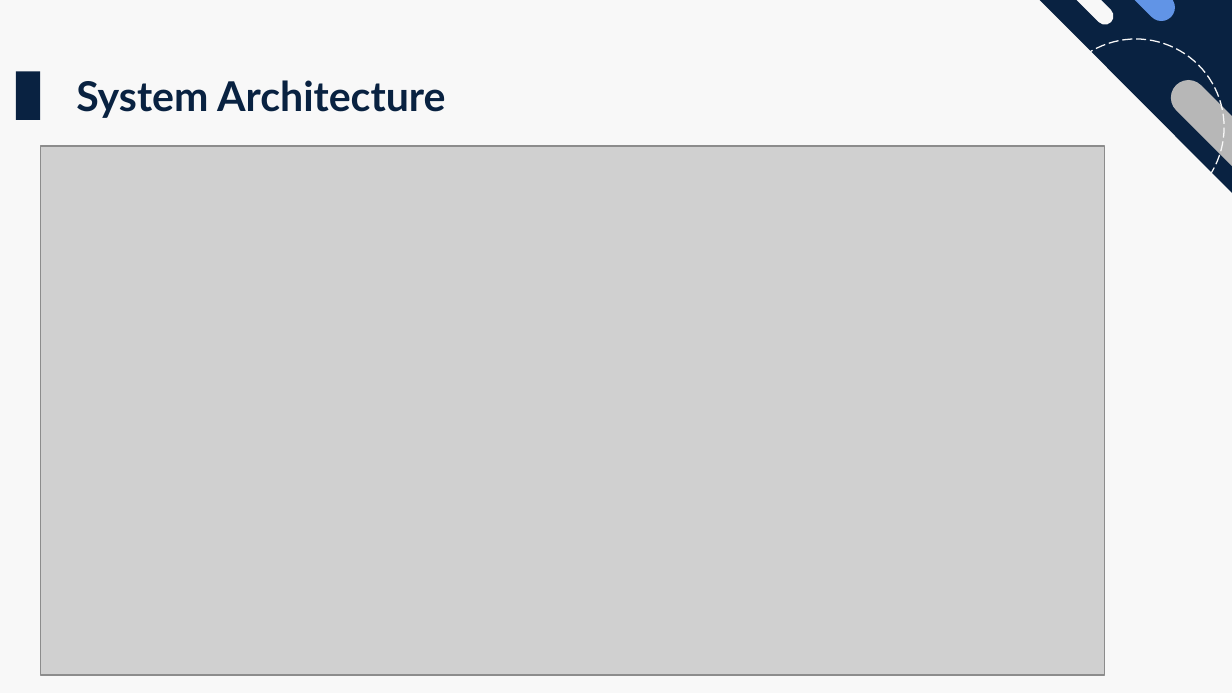
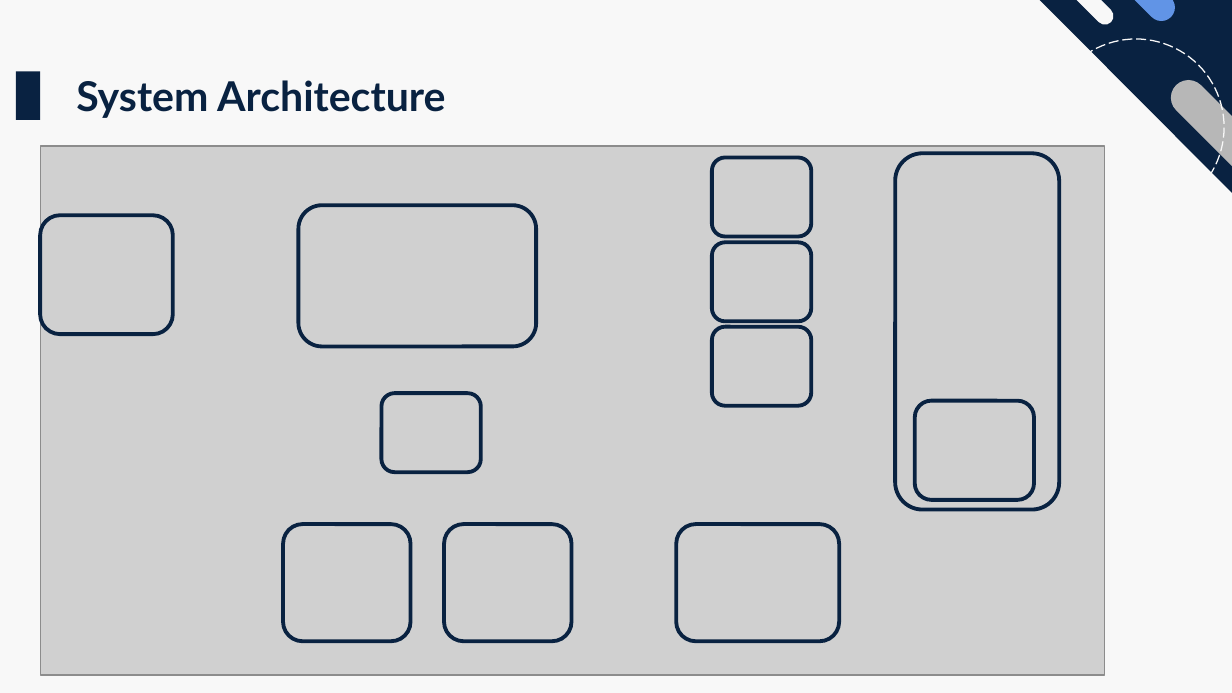
Before and after one commit to fede-palazz/smart-travel, a slide deck: slide 8 of thesis/presentation.pptx. Drawn at 1232x693 pixels with LibreOffice and Linux fonts; fonts in the diff are those of the drawing; grey boxes stand for pictures. Boxes give left, top, right and bottom in pixels: in the first picture for what was removed or moved away, otherwise in the second. Text is boxed around its words. In the diff, an @@ line names an element or a change of style, - is before the commit and + after.

```diff
--- a/thesis/presentation.pptx
+++ b/thesis/presentation.pptx
@@ rounded rectangle added at (712, 158, 812, 237), outline #092241 2.25 pt @@
@@ rounded rectangle added at (896, 153, 1060, 509), outline #092241 2.25 pt @@
@@ rounded rectangle added at (298, 206, 536, 347), outline #092241 2.25 pt @@
@@ rounded rectangle added at (41, 216, 174, 335), outline #092241 2.25 pt @@
@@ rounded rectangle added at (712, 243, 812, 322), outline #092241 2.25 pt @@
@@ rounded rectangle added at (712, 326, 812, 405), outline #092241 2.25 pt @@
@@ rounded rectangle added at (382, 393, 482, 472), outline #092241 2.25 pt @@
@@ rounded rectangle added at (915, 400, 1035, 500), outline #092241 2.25 pt @@
@@ rounded rectangle added at (283, 524, 410, 641), outline #092241 2.25 pt @@
@@ rounded rectangle added at (444, 524, 570, 641), outline #092241 2.25 pt @@
@@ rounded rectangle added at (676, 524, 839, 641), outline #092241 2.25 pt @@
```
Also in this commit, not shown: 1 slide removed, 1 other file.
